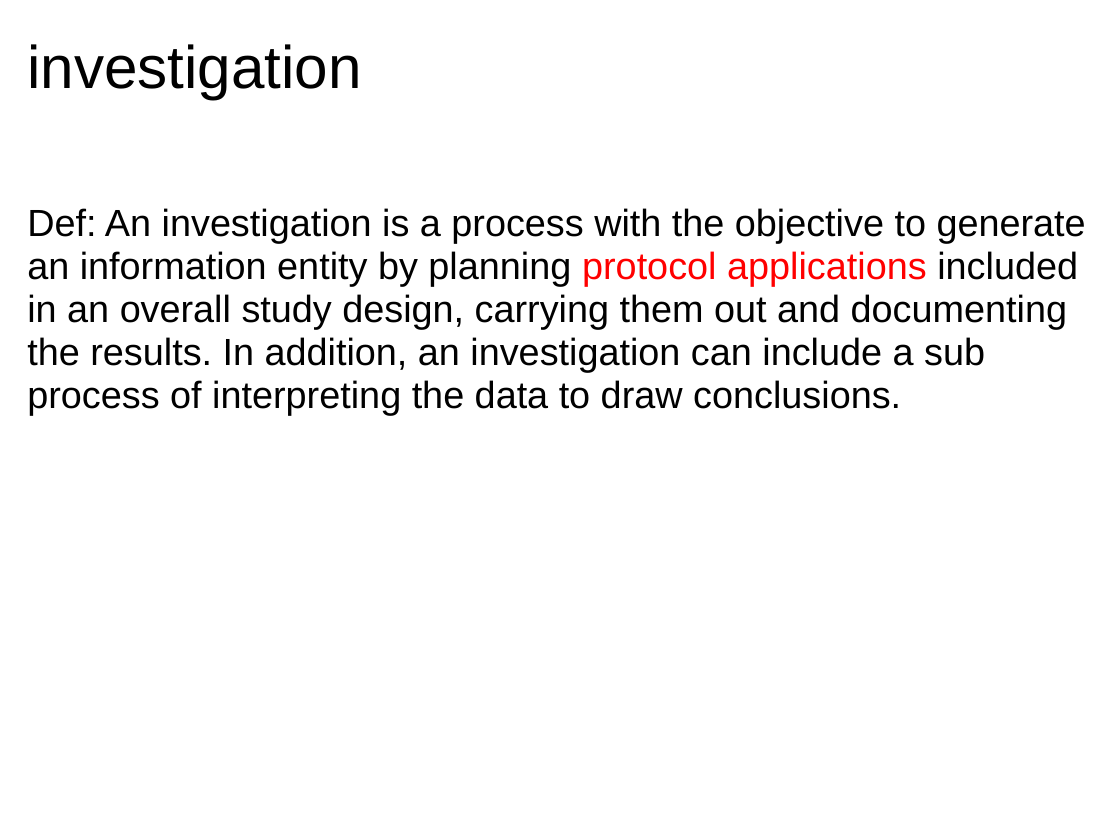
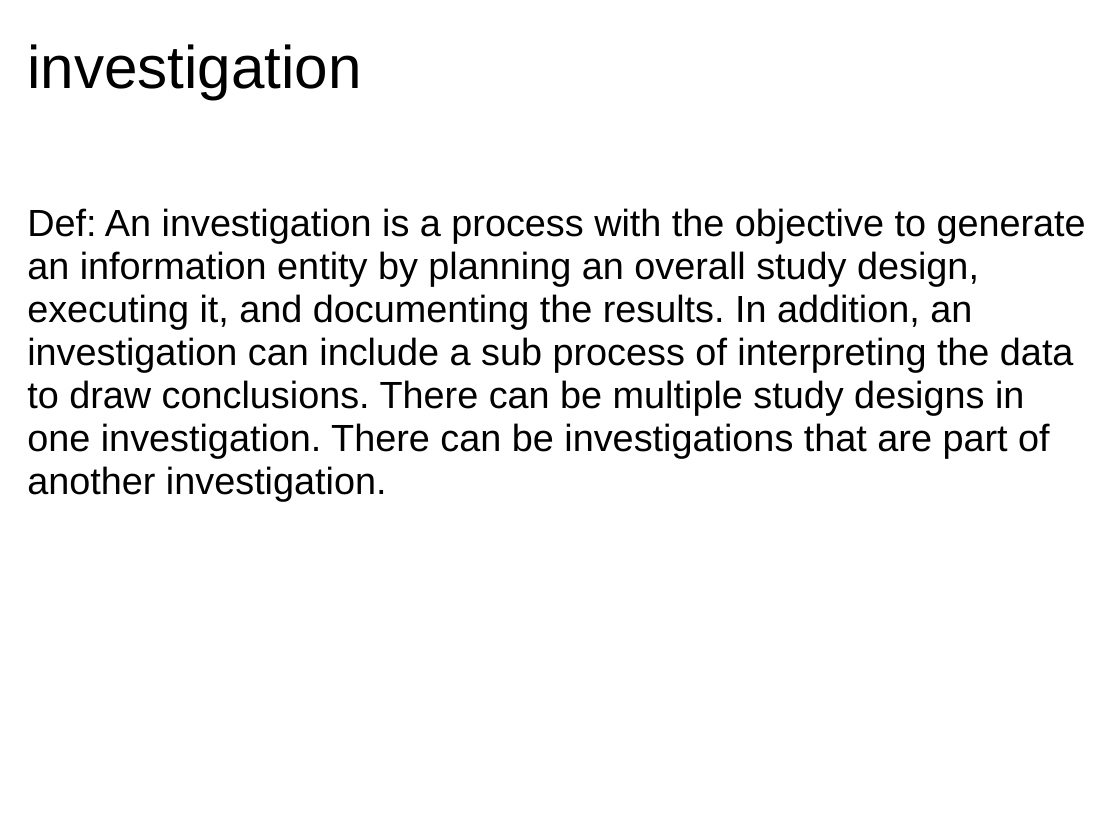
Before and after one commit to obi-ontology/obi-legacy-svn, a slide deck: slide 7 of trunk/docs/developer/PlanAndPlannedProcessDocs/Plans_and_Planned_Processes.ppt. Drawn at 1120x840 pixels with LibreOffice and Linux fonts; fonts in the diff are those of the drawing. Boxes give left, top, right and bottom in pixels: in the first picture for what was removed or moved away, otherwise in the second. Text is boxed around its words. In the diff, an @@ line names an element or a change of style, - is before the commit and + after.

```diff
--- a/trunk/docs/developer/PlanAndPlannedProcessDocs/Plans_and_Planned_Processes.ppt
+++ b/trunk/docs/developer/PlanAndPlannedProcessDocs/Plans_and_Planned_Processes.ppt
@@ text at (27,208,1086,502): text changed @@
-Def: An investigation is a process with the objective to generate an information entity by planning protocol applications included in an overall study design, carrying them out and documenting the results. In addition, an investigation can include a sub process of interpreting the data to draw conclusions.
+Def: An investigation is a process with the objective to generate an information entity by planning an overall study design, executing it, and documenting the results. In addition, an investigation can include a sub process of interpreting the data to draw conclusions. There can be multiple study designs in one investigation. There can be investigations that are part of another investigation.
```
Also in this commit, not shown: 10 other slides changed.
